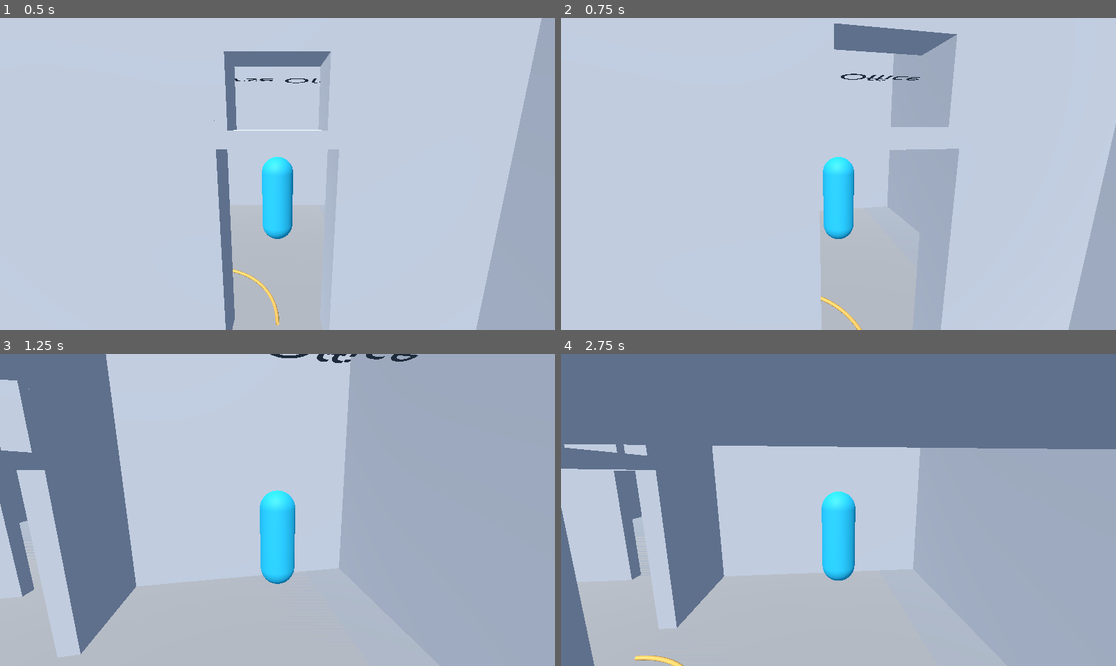
Above: before the commit, frames 1-4 (two rows, left to right).
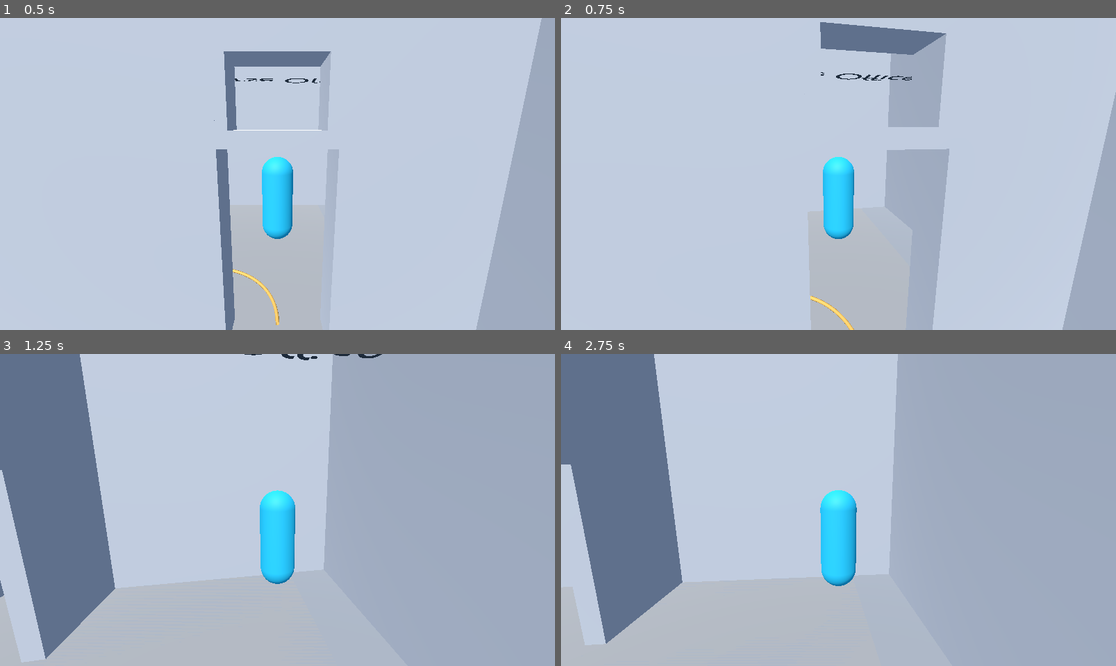
Above: after the commit, the same moments.

Repository: evanqjones/Comp440Project3
Game: Godot game, scene res://scenes/school_blockout_preview.tscn
The game is run twice, just before and just after one commit, with the same random seed, the same clock (stepped at 60 frames per second) and the same inputs.
Inputs (mouse positions are in pixels of both pictures, inside the frame that each line leads up to):
- Up to frame 1 (0.5 s): no input
- Up to frame 2 (0.75 s): tap Enter at 0.5 s; move the mouse to (866, 174) at 0.52 s; hold W from 0.53 s (still down); hold Shift from 0.53 s (still down)
- Up to frame 3 (1.25 s): keep holding W; keep holding Shift
- Up to frame 4 (2.75 s): keep holding W; move the mouse to (810, 510) at 1.27 s; release Shift at 1.28 s; tap Shift at 1.35 s; move the mouse to (849, 503) at 2.02 s; hold Shift from 2.03 s (still down)

Frame 1 is identical in both runs. In frame 2, 3.8% of the frame differs, in the area x 44-100%, y 1-100%; in frame 3, 12%; in frame 4, 39%, in the area x 0-100%, y 0-100%.

Commit message:
Integrated base player running and movement state

Diff:
--- a/scenes/player_placeholder.gd
+++ b/scenes/player_placeholder.gd
@@ -1,6 +1,7 @@
-extends CharacterBody3D
+extends "res://scripts/player_system.gd"
 
 @export_range(1.0, 8.0, 0.1) var move_speed: float = 4.5
+@export_range(1.0, 16.0, 0.1) var run_speed: float = 7.5
 @export_range(1.0, 30.0, 0.5) var ground_acceleration: float = 16.0
 @export_range(5.0, 40.0, 0.5) var gravity_strength: float = 24.0
 @export_range(0.001, 0.01, 0.0005) var mouse_sensitivity: float = 0.003
@@ -48,6 +49,8 @@
     right.y = 0.0
     right = right.normalized()
     var move_direction := (right * input_axis.x + forward * input_axis.y).normalized()
+    var is_running := Input.is_physical_key_pressed(KEY_SHIFT)
+    var target_speed := run_speed if is_running else move_speed
 
     if not is_on_floor():
         velocity.y -= gravity_strength * delta
@@ -55,10 +58,11 @@
         velocity.y = 0.0
 
     if input_axis.length_squared() > 0.0:
-        velocity.x = move_toward(velocity.x, move_direction.x * move_speed, ground_acceleration * delta)
-        velocity.z = move_toward(velocity.z, move_direction.z * move_speed, ground_acceleration * delta)
+        velocity.x = move_toward(velocity.x, move_direction.x * target_speed, ground_acceleration * delta)
+        velocity.z = move_toward(velocity.z, move_direction.z * target_speed, ground_acceleration * delta)
     else:
         velocity.x = move_toward(velocity.x, 0.0, ground_acceleration * delta)
         velocity.z = move_toward(velocity.z, 0.0, ground_acceleration * delta)
 
     move_and_slide()
+    _update_movement_state(is_running)
--- a/scripts/player_system.gd
+++ b/scripts/player_system.gd
@@ -1,38 +1,30 @@
-extends Node
+extends CharacterBody3D
 class_name PlayerSystem
 
-var current_location: Vector2 = Vector2.ZERO
-var movement_state: String = "walking"
-var noise_level: float = 0.0
-var collected_belongings: Array[String] = []
-var is_hiding: bool = false
+# Read the body's live 3D position instead of maintaining a second location.
+var current_location: Vector3:
+	get:
+		return get_world_position()
+
+var movement_state: StringName:
+	get:
+		return _movement_state
+
+var _movement_state: StringName = &"idle"
 
 
-func update_location(new_location: Vector2) -> void:
-	current_location = new_location
+func get_world_position() -> Vector3:
+	return global_position
 
 
-func set_movement_state(new_state: String) -> void:
-	movement_state = new_state
+func _update_movement_state(is_running: bool) -> void:
+	# Call after move_and_slide(): walls and gravity alone must not count as walking.
+	var real_velocity := get_real_velocity()
+	var horizontal_speed_squared := Vector2(real_velocity.x, real_velocity.z).length_squared()
 
-	match movement_state:
-		"walking":
-			noise_level = 1.0
-		"running":
-			noise_level = 3.0
-		"hiding":
-			noise_level = 0.0
-
-
-func collect_belonging(item_name: String) -> void:
-	if item_name not in collected_belongings:
-		collected_belongings.append(item_name)
-
-
-func set_hiding(value: bool) -> void:
-	is_hiding = value
-
-	if is_hiding:
-		set_movement_state("hiding")
+	if horizontal_speed_squared <= 0.0001:
+		_movement_state = &"idle"
+	elif is_running:
+		_movement_state = &"running"
 	else:
-		set_movement_state("walking")
+		_movement_state = &"walking"
